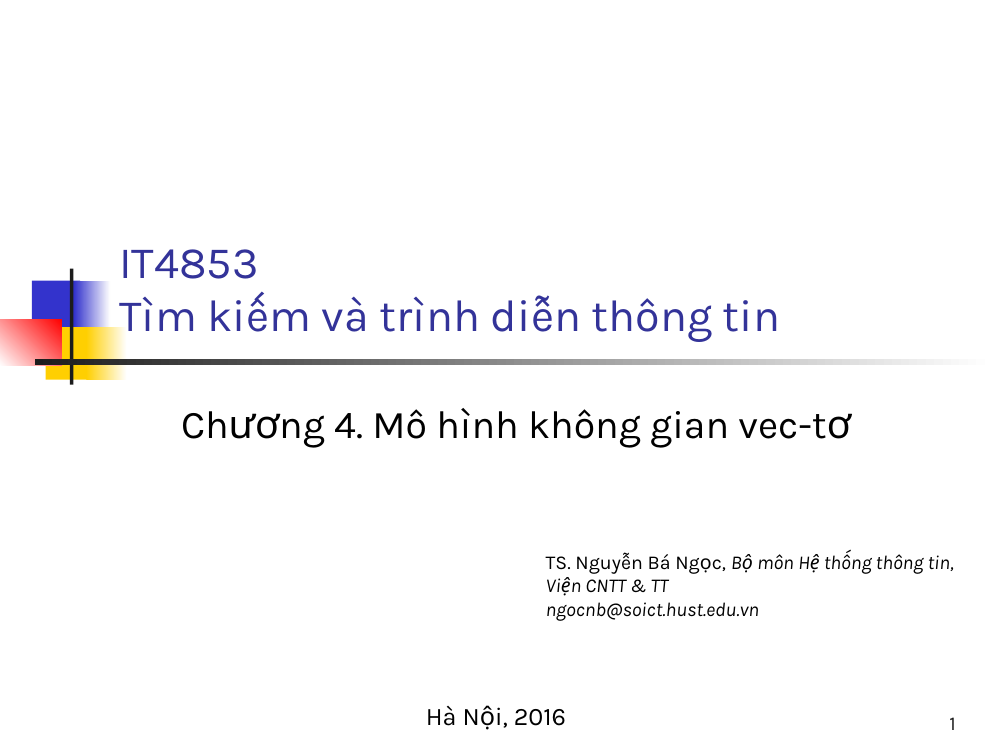
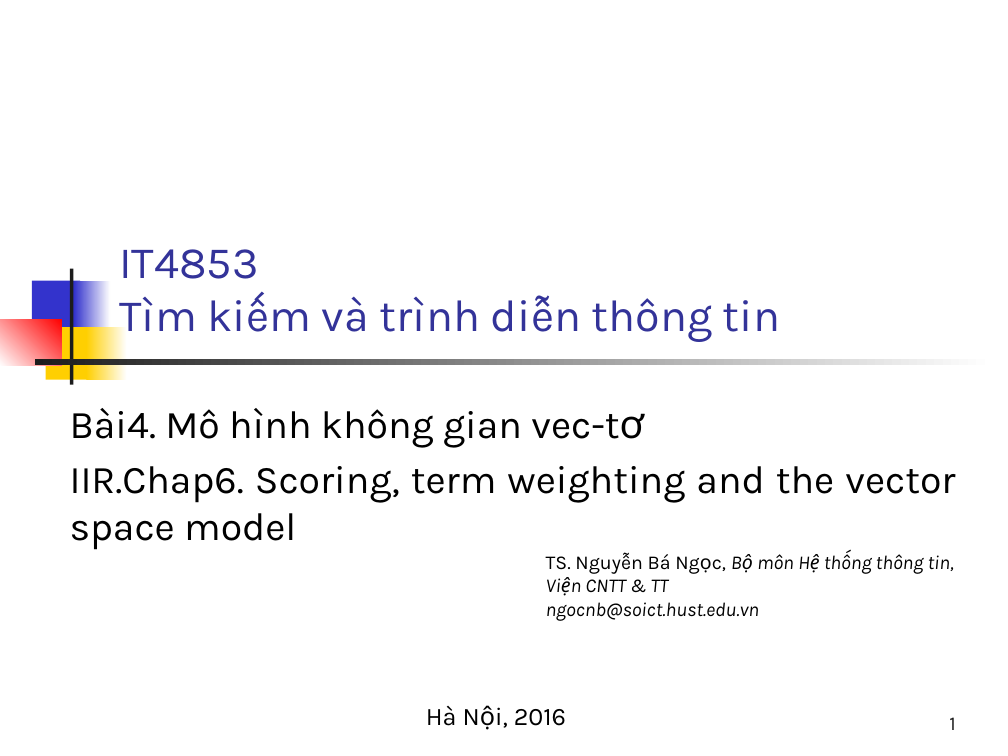
Before and after one commit to bangoc/IT4853, a slide deck: slide 1 of Bai 4 Mô hình không gian vec-tơ.pptx. Drawn at 1008x756 pixels with LibreOffice and Linux fonts; fonts in the diff are those of the drawing. Boxes give left, top, right and bottom in pixels: in the first picture for what was removed or moved away, otherwise in the second. Text is boxed around its words. In the diff, an @@ line names an element or a change of style, - is before the commit and + after.

```diff
--- a/Bai 4 Mô hình không gian vec-tơ.pptx
+++ b/Bai 4 Mô hình không gian vec-tơ.pptx
@@ subtitle at box(70, 408, 955, 550): text changed @@
-Chương 4. Mô hình không gian vec-tơ
+Bài4. Mô hình không gian vec-tơ
+IIR.Chap6. Scoring, term weighting and the vector space model
```
Also in this commit, not shown: 1 slide added.
